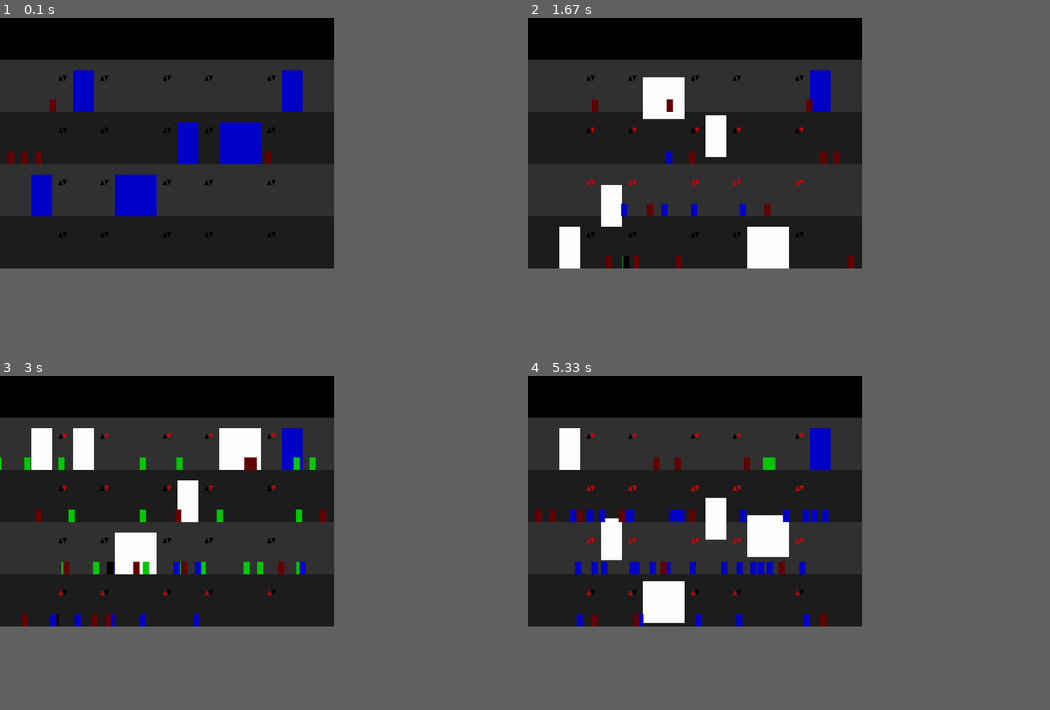
Above: before the commit, frames 1-4 (two rows, left to right).
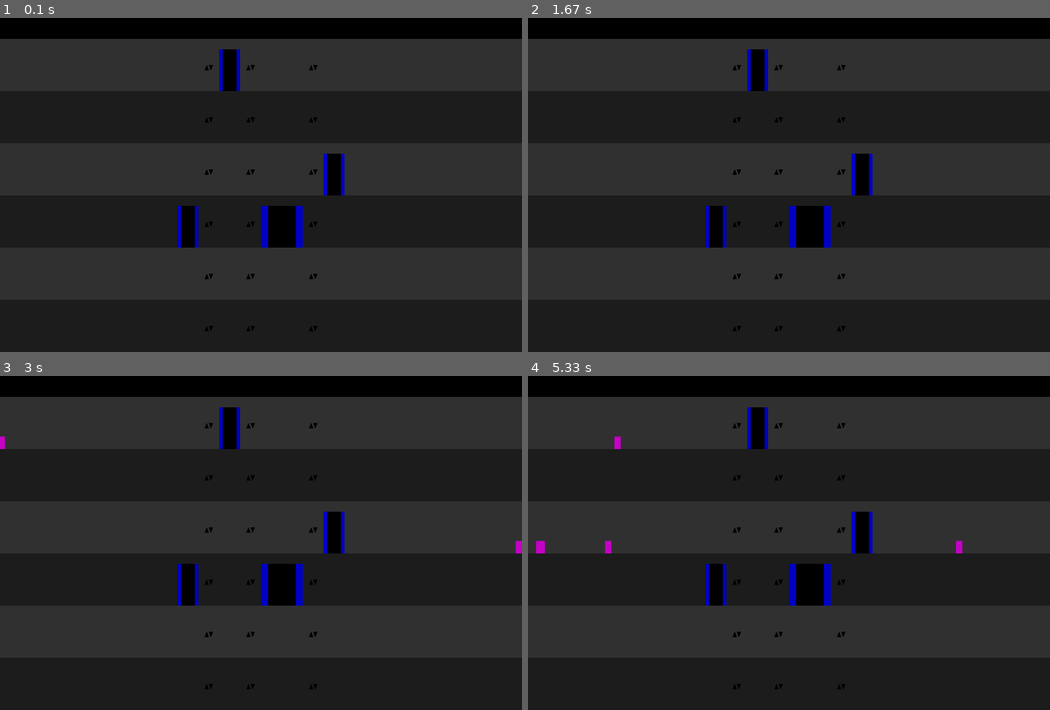
Above: after the commit, the same moments.

Repository: niklasdhein/EiP-Praktium-Aufzugssimulation
Game: pygame game, started from simulation.py
The game is run twice, just before and just after one commit, with the same random seed, the same clock (stepped at 60 frames per second) and the same inputs.
Inputs:
- Up to frame 1 (0.1 s): no input
- Up to frame 2 (1.67 s): no input
- Up to frame 3 (3 s): no input
- Up to frame 4 (5.33 s): no input
In our replay, the window is 576x432 before the commit and 900x576 after it. These sizes can differ from the game's own. Grey fills any space a smaller window leaves; there, only what the larger window draws over its background counts as a difference.

The runs differ from the first frame. In frame 1, 13% of the frame differs, in the area x 0-100%, y 0-94%; in frame 2, 14%; in frame 3, 14%; in frame 4, 15%.

Commit message:
simulation läuft und sieht gut aus :)

Diff:
--- a/elevator.py
+++ b/elevator.py
@@ -22,11 +22,12 @@
         self.target_level = None    # tracks the level travelling to
         self.target_y = None        # target y coordinate
 
-        self.waittime = 7.5         # seconds of doors opened
+        self.waittime = 8           # seconds of doors opened
         self.time_elapsed = 0
         self.handled_exit_from_target = False
 
         self.graphics = None        # stores the pygame object like rect, sprite, ..
+        self.door = None
 
         self.passengers = []
 
@@ -37,7 +38,6 @@
             load += self.passengers[i].weight
 
         return load
-
 
     def remove_calls_from_level(self) -> None:
         self.current_level.up_pressed = False
@@ -59,7 +59,9 @@
 
     def move(self, dt: float, speed_multiplier: float) -> None:
         # print(f"moving by {self.direction * self.speed * dt}")
-        self.graphics.y += self.direction * self.speed * speed_multiplier * dt
+        delta = self.direction * self.speed * speed_multiplier * dt
+        self.graphics.y += delta
+        self.door.y += delta
 
     def has_arrived_at_target(self) -> bool:
         # returns true if either was moving and reached the target or
@@ -98,9 +100,25 @@
             # 5. removes old elevator target
             self.remove_target()
 
-            # 6. get new target
-            if len(self.queue) > 0:
-                self.set_target(self.queue[0])
+            # 6. get the next target from queue (only algorithm mode)
+            if self.mode == "algorithm":
+                if len(self.queue) > 0:
+                    self.set_target(self.queue[0])
+
+            # set a random target when in random mode
+            elif self.mode == "random":
+                level_count = self.elevator_controller.building.level_count
+                random_level = self.elevator_controller.building.levels[random.randint(0, level_count-1)]
+                self.add_to_queue(random_level)
+
+            elif self.mode == "pingpong":
+                all_levels = self.elevator_controller.building.levels
+                if self.current_level == all_levels[-1]:
+                    self.add_multiple_to_queue(reversed(all_levels[:-1]))
+                elif self.current_level == all_levels[0]:
+                    self.add_multiple_to_queue(all_levels[1:])
+                else:
+                    self.set_target(self.queue[0])
 
         def handle_overweight() -> None:
             while self.get_load() > self.capacity:
@@ -122,46 +140,41 @@
             # check if arrival has not been handled yet
             elif self.has_arrived_at_target():
                 self.graphics.y = self.target_y
+                self.door.y = self.target_y
                 handle_arrival_at_target()
                 self.time_elapsed = 0
                 self.handled_exit_from_target = False
 
-        # == else wait for passengers ==
+            # if doors are not closed fully, close them
+            if self.door.width > 0:
+                self.door.width -= dt * speed_multiplier * 200
+                if self.door.width < 0:
+                    self.door.width = 0
+
+        # == else wait for passengers and get their targets (only in algorithm mode) ==
         else:
             passengers_of_level = self.current_level.passengers
             for passenger in passengers_of_level:
-
                 # only let these passengers in the level enter who
                 # have called the elevator, are not annoyed and are
                 # not already in the elevator
                 if passenger.states["elevator_called"] and \
                     not passenger.states["in_elevator"] and \
                     not passenger.states["annoyed"]:
-                    passenger.enter_elevator()
-                    if not passenger.target_level in self.queue:
+                    if not passenger.target_level in self.queue and self.mode == "algorithm":
                         self.add_to_queue(passenger.target_level)
+
+                    passenger.enter_elevator(target_x=self.graphics.x+self.graphics.width//2)
                     self.passengers.append(passenger)
+
+            # if doors are not opened, open them
+            if self.door.width < 2*self.graphics.width//3:
+                self.door.width += dt * speed_multiplier * 200
+                if self.door.width > 2*self.graphics.width//3:
+                    self.door.width = 2*self.graphics.width//3
 
         # count up the time elapsed since last arrival
         self.time_elapsed += dt * speed_multiplier
-
-        # pick a target on your own if algorithm mode is disabled
-        # when algorithm mode is enabled targets will get sent by the controller
-        # and set by passengers
-        """elif self.mode != "algorithm":
-            if self.mode == "random":
-                self.add_random_level_to_queue()
-            elif self.mode == "pingpong":
-                building_center_y = self.elevator_controller.building.bottom_y -\
-                    self.elevator_controller.building.level_count *\
-                    self.elevator_controller.building.levels[0].background_gfx.height *\
-                    0.5
-                if self.graphics.y < building_center_y:
-                    self.add_multiple_to_queue(reversed(self.elevator_controller.building.levels))
-                else:
-                    self.add_multiple_to_queue(self.elevator_controller.building.levels)
-            else:
-                print("elevator in unknown mode")"""
 
     def remove_target(self) -> None:
         """
@@ -183,11 +196,6 @@
         elif self.graphics.y > self.target_y: self.direction = -1
         else: self.direction = 0
 
-        """print(f"got new target level: {self.target_level.level}")
-        print("- queue -")
-        for q in self.queue:
-            print(f"\t[ {q.level} ]")"""
-
     def add_to_queue(self, target_level: Level) -> None:
         self.queue.append(target_level)
         if self.target_level == None:
--- a/elevator_controller.py
+++ b/elevator_controller.py
@@ -72,12 +72,27 @@
                 200)
             offset_x += random_elevator.width + self.elevator_margin_x
 
+            # get initial queue for random and pingpong mode
+            if elevator_mode == "pingpong":
+                random_elevator.add_to_queue(self.building.levels[0])
+            elif elevator_mode == "random":
+                level_count = self.building.level_count
+                random_level = self.building.levels[random.randint(0, level_count-1)]
+                random_elevator.add_to_queue(random_level)
+
             self.elevators.append(random_elevator)
 
         # for keeping things pretty, center all elevators
         start_x = (self.building.width - self.get_total_elevators_width()) // 2
         for elevator in self.elevators:
             elevator.graphics.x += start_x
+            center_x = elevator.graphics.x + elevator.graphics.width // 2
+            elevator.door = pygame.Rect(
+                center_x-elevator.graphics.width//3,
+                elevator.graphics.y,
+                2*elevator.graphics.width//3,
+                elevator.graphics.height
+            )
 
     def try_to_send_elevator_to_call(self) -> None:
         # handle which elevator travels to which floor
--- a/passenger.py
+++ b/passenger.py
@@ -45,7 +45,6 @@
     def leave_elevator(self, target_x: int, new_level: Level) -> None:
         self.states["in_elevator"] = False
         self.states["elevator_called"] = False
-        self.current_patience = self.patience
         self.current_level = new_level
         new_level.passengers.append(self)
         self.graphics.y = self.current_level.background_gfx.y + self.current_level.background_gfx.height - 60
@@ -54,14 +53,13 @@
 
         self.set_target(target_x=target_x)
 
-    def enter_elevator(self) -> None:
+    def enter_elevator(self, target_x: int) -> None:
         self.current_level.remove_passenger_from_level(self)
 
         self.states["elevator_called"] = False
         self.states["in_elevator"] = True
 
-        self.graphics.width = 0
-        self.graphics.height = 0
+        self.set_target(target_x=target_x)
 
     def move_to_target_x(self, dt: float) -> None:
         """
@@ -75,8 +73,9 @@
         if self.walk_direction == -1 and self.graphics.x <= self.walk_target_x\
         or self.walk_direction == 1 and self.graphics.x >= self.walk_target_x:
             self.remove_target()
-            if self.current_level == self.target_level:
-                del self
+            if self.states["in_elevator"]:
+                self.graphics.width = 0
+                self.graphics.height = 0
 
     def remove_target(self) -> None:
         self.graphics.x = self.walk_target_x
--- a/simulation.py
+++ b/simulation.py
@@ -11,21 +11,21 @@
 
 # === vars ===
 
-width = 1600
-height = 1200
+width = 2500
+height = 1600
 target_framerate = 60
 
 
 # === simulation method(s) ===
 
 def start_simulation(
-    elevator_count: int=6,
-    level_count: int=4,
+    elevator_count: int=4,
+    level_count: int=6,
     big_elevator_spawn_probability: float=0.3,
     elevator_mode: str="algorithm",     # algorithm, random, pingpong
-    passenger_spawn_chance: float=5,    # probability / second
+    passenger_spawn_chance: float=1,    # probability / second
     passenger_patience: int=25,         # seconds
-    speed_multiplier: int=20,
+    speed_multiplier: int=1,
     simulation_time: int=3600           #seconds
     ) -> None:
 
@@ -131,29 +131,51 @@
                     (0, 0, 0) if not building.levels[i].up_pressed else (200, 0, 0),
                     [
                         (elevator.graphics.x+elevator.graphics.width+(elevator_controller.elevator_margin_x-40)/2,
-                        building.levels[i].background_gfx.y+100),
+                        building.levels[i].background_gfx.y+150),
                         (elevator.graphics.x+elevator.graphics.width+20+(elevator_controller.elevator_margin_x-40)/2,
-                        building.levels[i].background_gfx.y+100),
+                        building.levels[i].background_gfx.y+150),
                         (elevator.graphics.x+elevator.graphics.width+10+(elevator_controller.elevator_margin_x-40)/2,
-                        building.levels[i].background_gfx.y+75)
+                        building.levels[i].background_gfx.y+125)
                     ])
                     pygame.draw.polygon(screen,
                     (0, 0, 0) if not building.levels[i].down_pressed else (200, 0, 0),
                     [
                         (elevator.graphics.x+elevator.graphics.width+20+(elevator_controller.elevator_margin_x-40)/2,
-                        building.levels[i].background_gfx.y+75),
+                        building.levels[i].background_gfx.y+125),
                         (elevator.graphics.x+elevator.graphics.width+40+(elevator_controller.elevator_margin_x-40)/2,
-                        building.levels[i].background_gfx.y+75),
+                        building.levels[i].background_gfx.y+125),
                         (elevator.graphics.x+elevator.graphics.width+30+(elevator_controller.elevator_margin_x-40)/2,
-                        building.levels[i].background_gfx.y+100)
+                        building.levels[i].background_gfx.y+150)
                     ]
                     )
 
         # draw the elevators
         for e in elevator_controller.elevators:
+            # draw each elevator
             pygame.draw.rect(screen,
             (255, 255, 255) if e.target_level != None else (0, 0, 200),
             e.graphics)
+
+            # draw door
+            pygame.draw.rect(screen, (0, 0, 0), e.door)
+
+            # draw a status of direction the elevator is travelling to
+            if e.direction == 1:
+                pygame.draw.polygon(screen,
+                (200, 0, 0),
+                [
+                    (e.graphics.x+e.graphics.width//2-10, e.graphics.y-30),
+                    (e.graphics.x+e.graphics.width//2+10, e.graphics.y-30),
+                    (e.graphics.x+e.graphics.width//2, e.graphics.y-15)
+                ])
+            elif e.direction == -1:
+                pygame.draw.polygon(screen,
+                (0, 200, 0),
+                [
+                    (e.graphics.x+e.graphics.width//2-10, e.graphics.y-15),
+                    (e.graphics.x+e.graphics.width//2+10, e.graphics.y-15),
+                    (e.graphics.x+e.graphics.width//2, e.graphics.y-30)
+                ])
 
         # draw passenger
         for passenger in passengers:
@@ -161,7 +183,7 @@
             if passenger.states["walking"]:
                 if passenger.current_level != passenger.target_level:
                     if not passenger.states["annoyed"]:
-                        color = (100, 0, 0)
+                        color = (200, 0, 200)
                     else:
                         color = (255, 0, 0)
                 else:
@@ -169,7 +191,7 @@
             elif passenger.states["elevator_called"]:
                 color = (0, 0, 200)
             else:
-                color = (0, 0, 0)
+                color = (0, 0, 200)
             pygame.draw.rect(screen, color, passenger.graphics)
 
         # draw onto window
